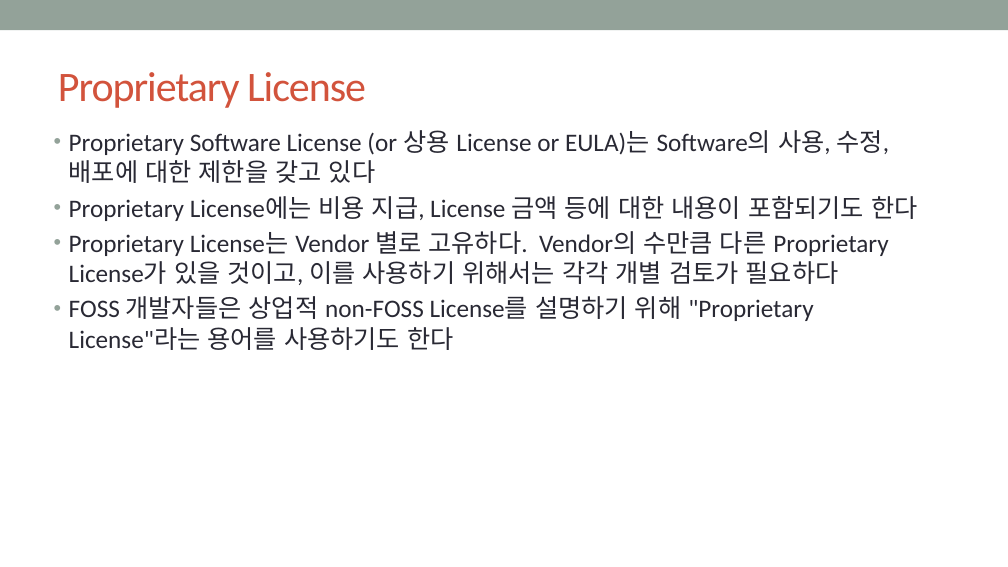
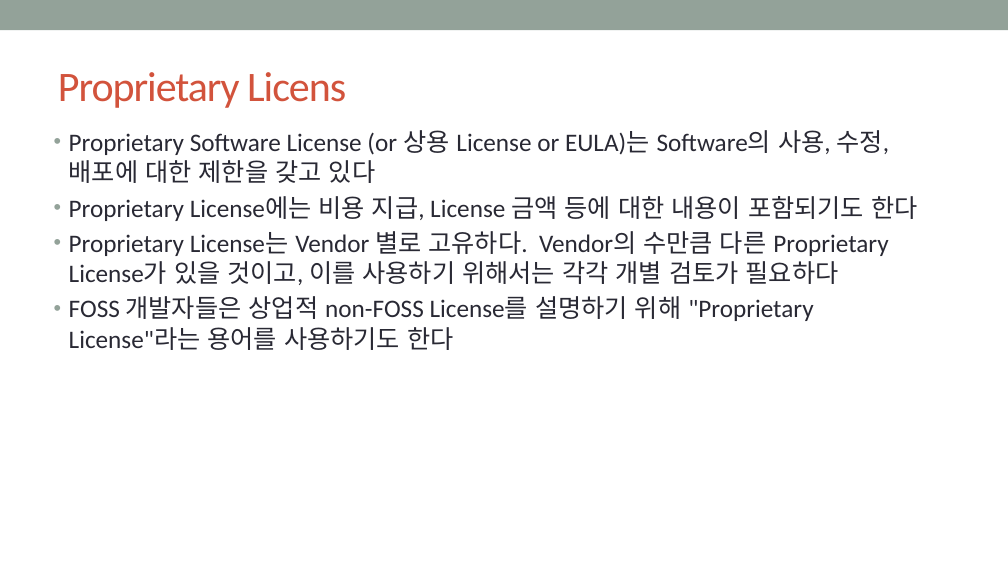
Before and after one commit to hakssung/openchain-curriculum-release-1-kor, a slide deck: slide 14 of slide/openchain-curriculum-release-1-kor.pptx. Drawn at 1008x567 pixels with LibreOffice and Linux fonts; fonts in the diff are those of the drawing; background and template pictures are left out. Boxes give left, top, right and bottom in pixels: in the first picture for what was removed or moved away, otherwise in the second. Text is boxed around its words. In the diff, an @@ line names an element or a change of style, - is before the commit and + after.

```diff
--- a/slide/openchain-curriculum-release-1-kor.pptx
+++ b/slide/openchain-curriculum-release-1-kor.pptx
@@ title at (58,72,346,108): text changed @@
-Proprietary License
+Proprietary Licens
```
Also in this commit, not shown: 5 other slides changed.
